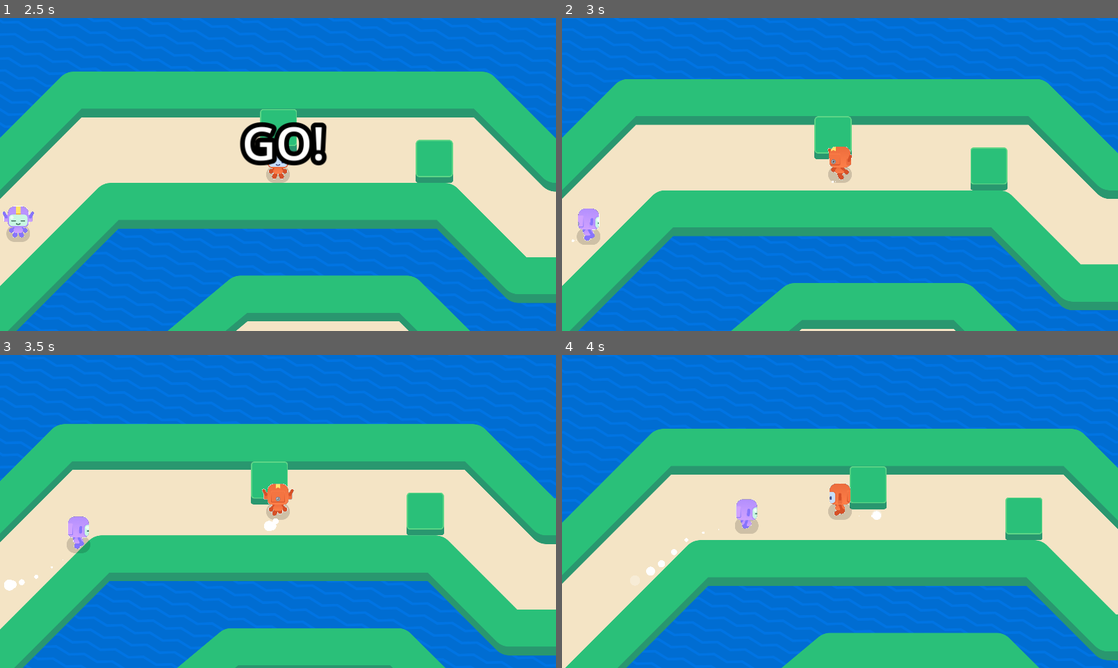
Above: before the commit, frames 1-4 (two rows, left to right).
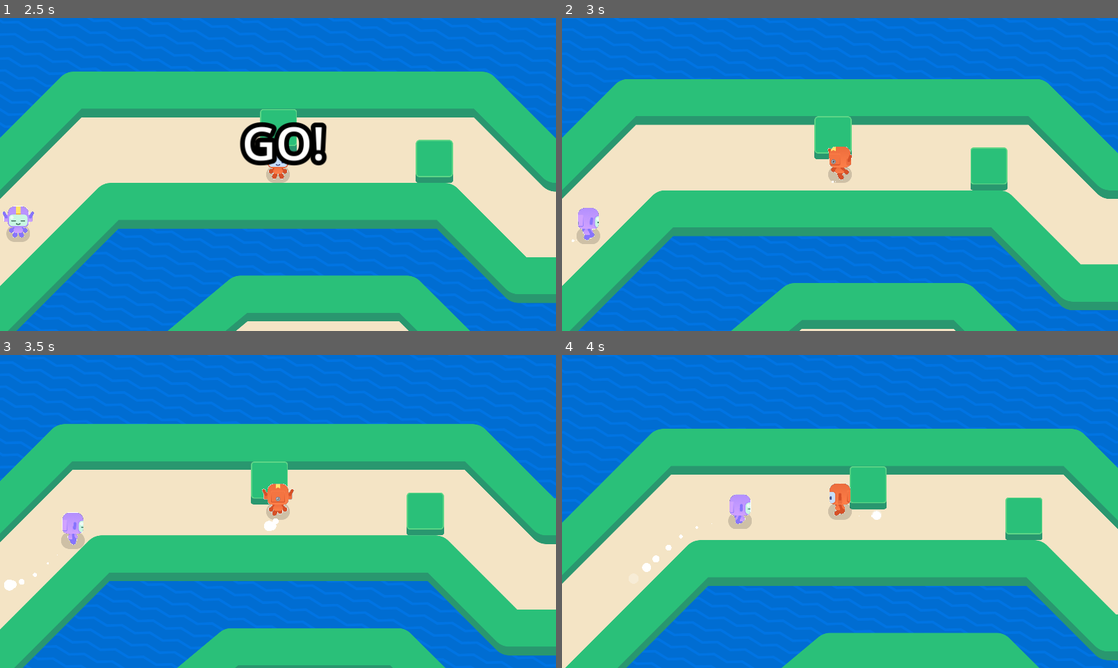
Above: after the commit, the same moments.

Repository: monkeytickler812/2d-GameDev-Course
Game: Godot game, scene res://lessons/game.tscn
Same seed, same stepped clock (60 frames per second), same inputs: the game is played once before the commit and once after it.
Inputs (mouse positions are in pixels of both pictures, inside the frame that each line leads up to):
- Up to frame 1 (2.5 s): tap Enter at 0.5 s; move the mouse to (400, 158) at 0.52 s; hold Right (move_right) 0.53-1.28 s; tap Z at 0.6, 1.35, 2.1 s; click (400, 158) at 0.67 s; tap Space at 0.77, 1.52 s; move the mouse to (166, 190) at 1.27 s; hold Down (move_down) 1.28-2.03 s; move the mouse to (333, 105) at 2.02 s; hold Right (move_right) from 2.03 s (still down)
- Up to frame 2 (3 s): move the mouse to (812, 237) at 2.77 s; release Right (move_right) at 2.78 s; hold Up (move_up) from 2.78 s (still down); tap Z at 2.85 s; click (812, 237) at 2.92 s
- Up to frame 3 (3.5 s): keep holding Up (move_up); tap Space at 3.02 s
- Up to frame 4 (4 s): move the mouse to (1006, 558) at 3.52 s; release Up (move_up) at 3.53 s; hold Left (move_left) from 3.53 s (still down); tap Z at 3.6 s; tap Space at 3.77 s

Frame 1 is identical in both runs. In frame 2, less than 0.1% of the frame differs, in the area x 2-7%, y 60-73%; in frame 3, 0.5%; in frame 4, 0.6%, in the area x 14-36%, y 44-71%.

Commit message:
added to L15

Diff:
--- a/M09.top_down_movement_workbook/lessons/bouncer.tscn
+++ b/M09.top_down_movement_workbook/lessons/bouncer.tscn
@@ -91,9 +91,17 @@
 position = Vector2(0, -34)
 
 [node name="RayCast2D" type="RayCast2D" parent="Raycasts"]
-rotation = 0.805993
+rotation = 0.563135
 target_position = Vector2(100, 0)
 
 [node name="RayCast2D2" type="RayCast2D" parent="Raycasts"]
-rotation = 2.3504
+rotation = 2.59893
 target_position = Vector2(100, 0)
+
+[node name="RayCast2D3" type="RayCast2D" parent="Raycasts"]
+rotation = 2.13319
+target_position = Vector2(100, 0)
+
+[node name="RayCast2D4" type="RayCast2D" parent="Raycasts"]
+rotation = 0.996306
+target_position = Vector2(100, 0)
--- a/M09.top_down_movement_workbook/lessons/game.tscn
+++ b/M09.top_down_movement_workbook/lessons/game.tscn
@@ -77,4 +77,4 @@
 position = Vector2(2461, 684)
 
 [node name="SimpleObstacle3" parent="." instance=ExtResource("2_tjs2p")]
-position = Vector2(3044, 861)
+position = Vector2(2992, 849)
